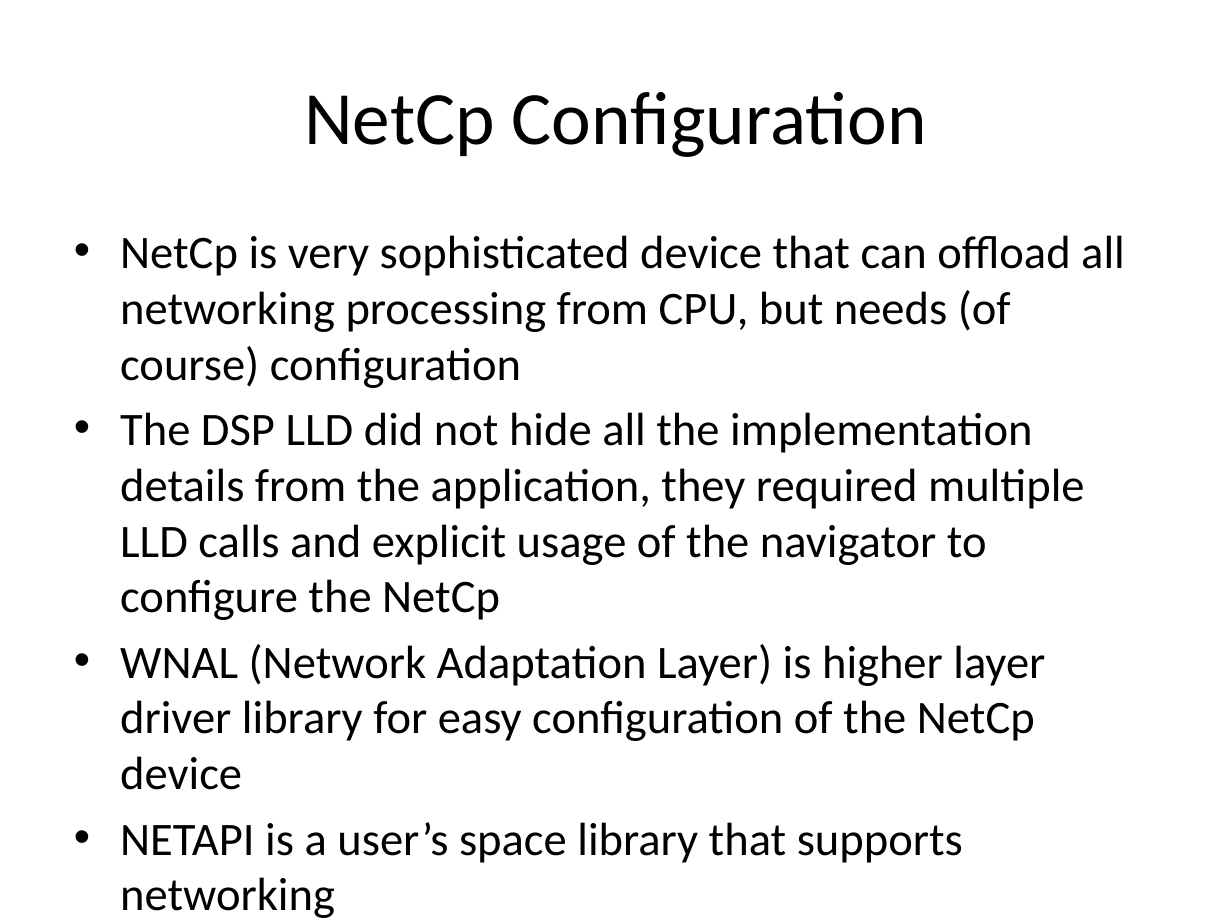
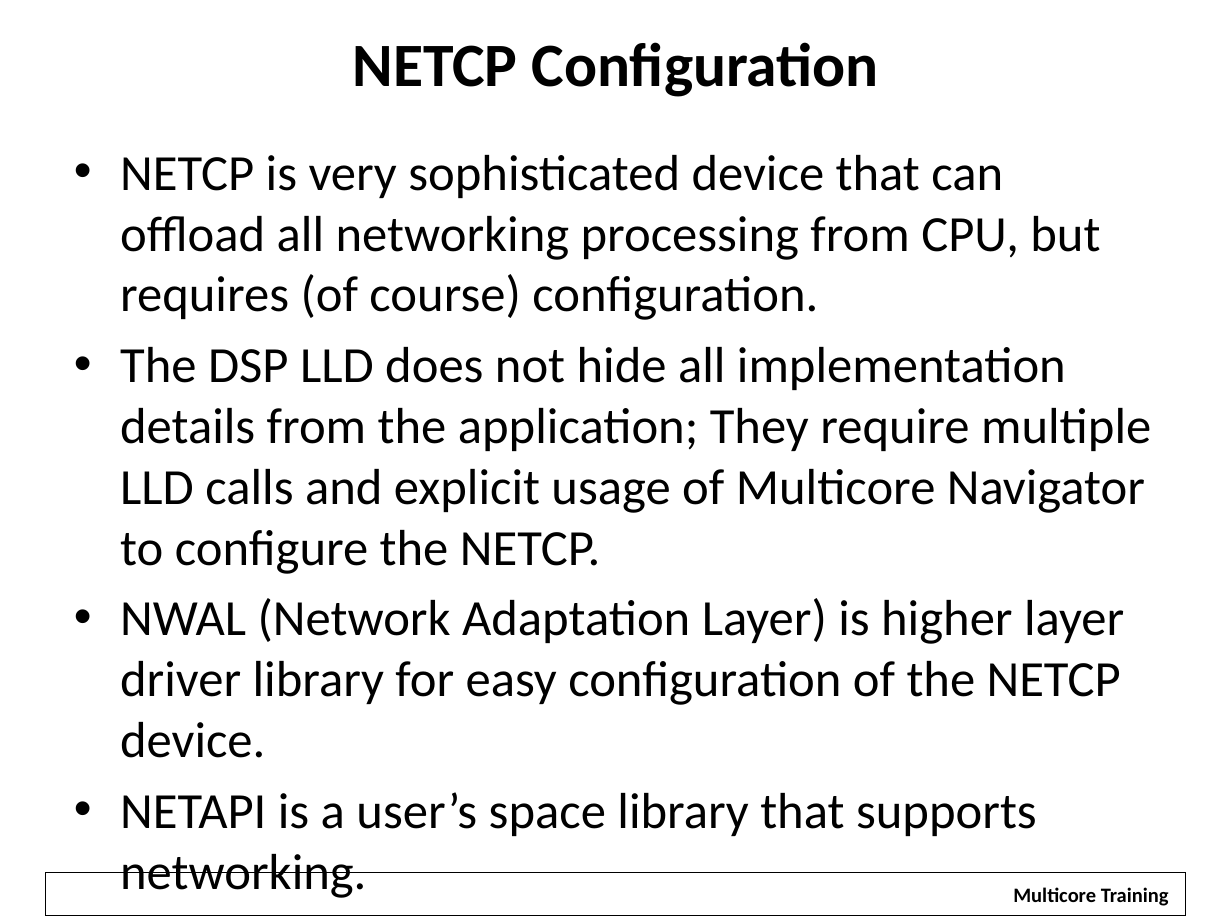
Before and after one commit to hari1989/keystone-workshop, a slide deck: slide 57 of preliminary/Working/presentations/KeyStone Peripherals Usage.pptx (slide 55 before the commit). Drawn at 1232x924 pixels with LibreOffice and Linux fonts; fonts in the diff are those of the drawing; background and template pictures are left out. Boxes give left, top, right and bottom in pixels: in the first picture for what was removed or moved away, otherwise in the second. Text is boxed around its words. In the diff, an @@ line names an element or a change of style, - is before the commit and + after.

```diff
--- a/preliminary/Working/presentations/KeyStone Peripherals Usage.pptx
+++ b/preliminary/Working/presentations/KeyStone Peripherals Usage.pptx
@@ title at <box>353,42,879,97</box>: text changed; size 44 to 36 pt; bold on @@
-NetCp Configuration
+NETCP Configuration
@@ text at <box>120,155,1151,836</box>: text changed; size 27.2 to 29.6 pt @@
-• NetCp is very sophisticated device that can offload all networking processing from CPU, but needs (of course) configuration
-• The DSP LLD did not hide all the implementation details from the application, they required multiple LLD calls and explicit usage of the navigator to configure the NetCp
-• WNAL (Network Adaptation Layer) is higher layer driver library for easy configuration of the NetCp device
-• NETAPI is a user’s space library that supports networking
+• NETCP is very sophisticated device that can offload all networking processing from CPU, but requires (of course) configuration.
+• The DSP LLD does not hide all implementation details from the application; They require multiple LLD calls and explicit usage of Multicore Navigator to configure the NETCP.
+• NWAL (Network Adaptation Layer) is higher layer driver library for easy configuration of the NETCP device.
+• NETAPI is a user’s space library that supports networking.
@@ rectangle added at <box>46,872,1186,915</box>, outline #000000 0.75 pt @@
@@ rectangle added at <box>999,876,1181,913</box>, fill #FFFFFF, 12 pt, text #000000, bold @@
+Multicore Training
```
Also in this commit, not shown: 83 other slides changed, 8 slides added, 5 slides removed.
